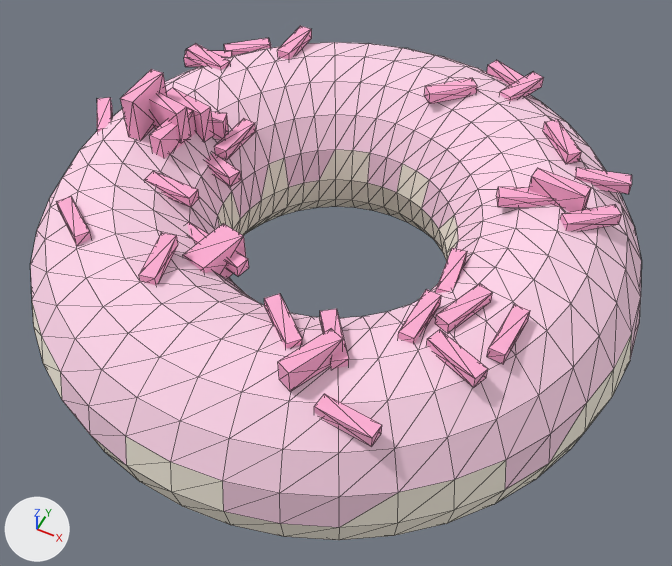
The OBJ model assets/meshes/BumperDonutFloat.obj as it was, and as the next commit left it.
Both versions are drawn from a 50 mm camera at (2.47, -4.94, 6.59) aimed at (0.13, -0.25, 0.74). Every picture has the same lights, and +X, +Y and +Z are marked at lower left. The first picture is the older version. Mesh edges are drawn as thin lines. Where no turn or scale is listed for an object, it has been applied to the vertices. Vertices at exactly the same position are counted once.

The scene before the commit, as lines of its bpy script (objects in view):
```python
me_dough = bpy.data.meshes.new('Dough')
me_dough.from_pydata(...)  # 412 vertices, 719 faces; spans x -2.55..2.55, y -2.55..2.55, z 0.0..1.11
me_dough.materials.append(mat_dough)  # pale yellow #fdf5e5
me_frosting = bpy.data.meshes.new('Frosting')
me_frosting.from_pydata(...)  # 333 vertices, 561 faces; spans x -2.55..2.55, y -2.52..2.55, z 0.8..1.6
me_frosting.materials.append(mat_frosting)  # pink #ffd5ea
me_sprinkles = bpy.data.meshes.new('Sprinkles')
me_sprinkles.from_pydata(...)  # 340 vertices, 544 faces; spans x -2.53..2.12, y -1.99..2.25, z 1.18..1.99
me_sprinkles.materials.append(mat_sprinkles)  # pink #ffafd5
# before: 86 (-1.82, 0.2, 1.99) at pixel (151, 69), 87 (-1.7, 0.2, 1.99) at pixel (163, 72), 88 (-1.82, -0.24, 1.99) at pixel (120, 98), 89 (-1.7, -0.24, 1.99) at pixel (132, 102), 326 (-1.83, -0.01, 1.88)
# before: 327 (-1.8, 0.11, 1.88), 328 (-1.39, -0.1, 1.88) at pixel (176, 114), 329 (-1.37, 0.02, 1.88) at pixel (186, 106)
# before: 146 (0.7, -1.46, 1.79) at pixel (331, 328), 147 (0.81, -1.51, 1.79) at pixel (342, 339), 148 (0.51, -1.86, 1.79) at pixel (277, 361), 149 (0.62, -1.91, 1.79) at pixel (288, 373)
# before: 261 (-1.22, 0.36, 1.43) at pixel (228, 131), 262 (-1.64, 0.24, 1.43), 264 (-1.61, 0.12, 1.43), 265 (-1.19, 0.24, 1.43)
ob_dough = bpy.data.objects.new('Dough', me_dough)
ob_dough.location = (0.0, 0.0, 0.0)
ob_frosting = bpy.data.objects.new('Frosting', me_frosting)
ob_frosting.location = (0.0, 0.0, 0.0)
ob_sprinkles = bpy.data.objects.new('Sprinkles', me_sprinkles)
ob_sprinkles.location = (0.0, 0.0, 0.0)
```
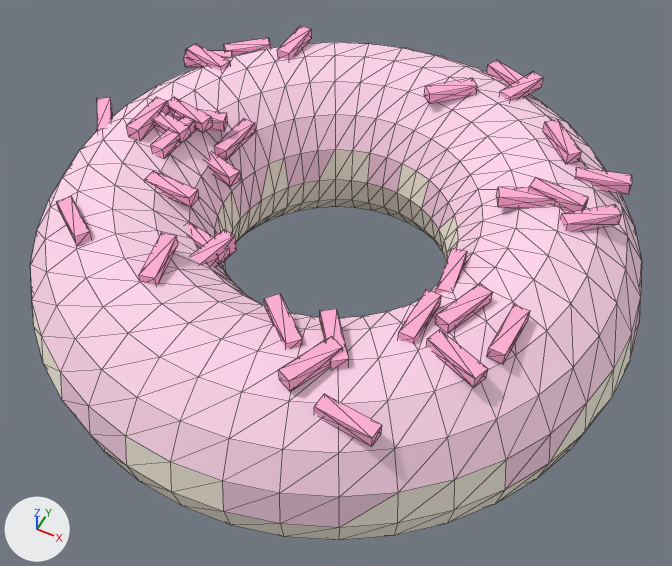
Pixel boxes [x1, y1, x2, y2] of what changed, in the pictures (672 x 566 px; the box of a moved part takes in the faces that stretch with it):
```json
{"part": 1, "of": "me_sprinkles", "change": "moved or reshaped", "before": [529, 168, 591, 212], "after": [529, 177, 589, 212]}
{"part": 2, "of": "me_sprinkles", "change": "moved or reshaped", "before": [167, 88, 213, 142], "after": [168, 97, 212, 133]}
{"part": 3, "of": "me_sprinkles", "change": "moved or reshaped", "before": [149, 109, 196, 159], "after": [151, 116, 196, 159]}
{"part": 4, "of": "me_sprinkles", "change": "moved or reshaped", "before": [187, 222, 249, 276], "after": [187, 222, 230, 264]}
{"part": 5, "of": "me_sprinkles", "change": "moved or reshaped", "before": [204, 236, 246, 278], "after": [201, 236, 237, 267]}
{"part": 6, "of": "me_sprinkles", "change": "moved or reshaped", "before": [183, 223, 243, 268], "after": [192, 229, 234, 265]}
{"part": 7, "of": "me_sprinkles", "change": "moved or reshaped", "before": [183, 255, 204, 272], "on screen": "not visible afterwards"}
{"part": 8, "of": "me_sprinkles", "change": "moved or reshaped", "before": [120, 69, 191, 143], "after": [126, 97, 191, 143]}
{"part": 9, "of": "me_sprinkles", "change": "moved or reshaped", "before": [278, 328, 343, 391], "after": [278, 336, 343, 391]}
{"part": 10, "of": "me_sprinkles", "change": "moved or reshaped", "before": [211, 114, 229, 140], "after": [173, 114, 228, 131]}
```

Edits to the scene script, one JSON object a line:
```json
{"block": "me_sprinkles", "where": "# used by ob_sprinkles; location = (0.0, 0.0, 0.0)"}
{"op": "remove", "block": "me_sprinkles", "code": "me_sprinkles.from_pydata(...)  # 340 vertices, 544 faces; spans x -2.53..2.12, y -1.99..2.25, z 1.18..1.99"}
{"op": "add", "block": "me_sprinkles", "code": "me_sprinkles.from_pydata(...)  # 340 vertices, 544 faces; spans x -2.53..2.12, y -1.99..2.25, z 1.25..1.71"}
{"block": "me_sprinkles", "change": "me_sprinkles part 1: the loose piece of 10 vertices spanning x 1.4..1.85, y 0.53..0.68, z 1.49..1.79 is scaled about its middle by (1, 1, 0.333)"}
{"block": "me_sprinkles", "change": "me_sprinkles part 2: the loose piece of 10 vertices spanning x -1.74..-1.29, y 0.11..0.31, z 1.46..1.76 is scaled about its middle by (1, 1, 0.333)"}
{"block": "me_sprinkles", "change": "me_sprinkles part 3: the loose piece of 10 vertices spanning x -1.55..-1.4, y -0.3..0.15, z 1.44..1.74 is scaled about its middle by (1, 1, 0.333)"}
{"block": "me_sprinkles", "change": "me_sprinkles part 4: all 4 vertices in x -0.36..-0.33, y -0.96..-0.84, z 1.28..1.38 are moved by (-0.2, 0.04, 0.0)"}
{"block": "me_sprinkles", "change": "me_sprinkles part 5: the 1 vertex in x -0.48, y -0.94, z 1.33 is moved by (-0.1, 0.02, 0.0)"}
{"block": "me_sprinkles", "change": "me_sprinkles part 6: all 2 vertices in x -0.74..-0.65, y -1.1..-0.67, z 1.48 are moved by (0.0, 0.0, -0.07)"}
{"block": "me_sprinkles", "change": "me_sprinkles part 7: all 2 vertices in x -0.74..-0.65, y -1.1..-0.67, z 1.18 are moved by (0.0, 0.0, 0.08)"}
{"block": "me_sprinkles", "change": "me_sprinkles part 8"}
{"op": "add", "block": "me_sprinkles", "code": "for i in [*range(86, 90)]: me_sprinkles.vertices[i].co += Vector((0.0, 0.0, -0.28))"}
{"op": "add", "block": "me_sprinkles", "code": "for i in [*range(326, 330)]: me_sprinkles.vertices[i].co += Vector((0.0, 0.0, -0.2))"}
{"block": "me_sprinkles", "change": "me_sprinkles part 9"}
{"op": "add", "block": "me_sprinkles", "code": "for i in [*range(146, 150)]: me_sprinkles.vertices[i].co += Vector((0.0, 0.0, -0.09))"}
{"block": "me_sprinkles", "change": "me_sprinkles part 10"}
{"op": "add", "block": "me_sprinkles", "code": "for i in [261, 262, 264, 265]: me_sprinkles.vertices[i].co += Vector((0.0, 0.0, 0.1))"}
{"block": "me_sprinkles", "change": "other edits to the shape of me_sprinkles do not show in these pictures"}
```
